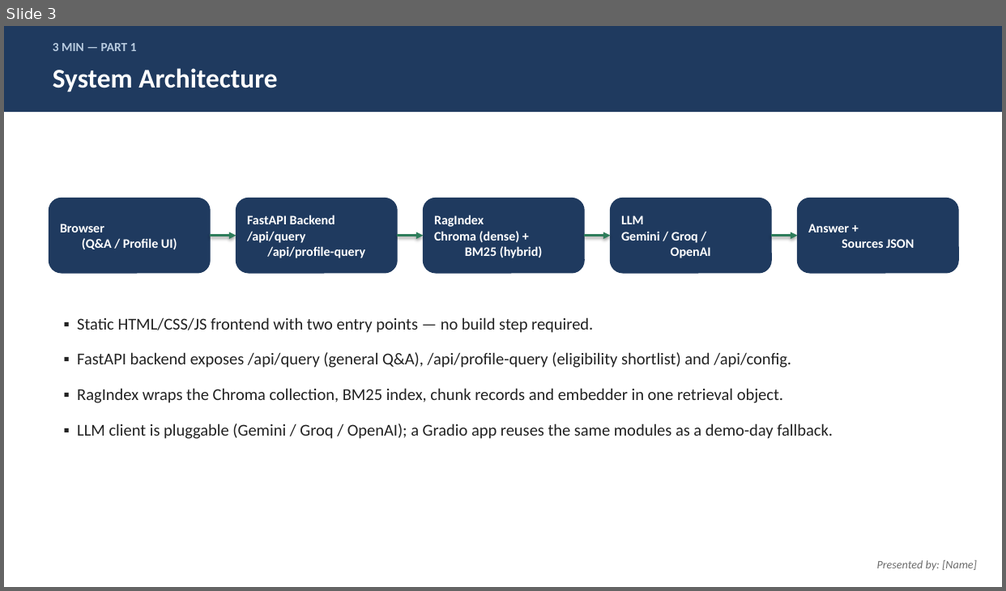
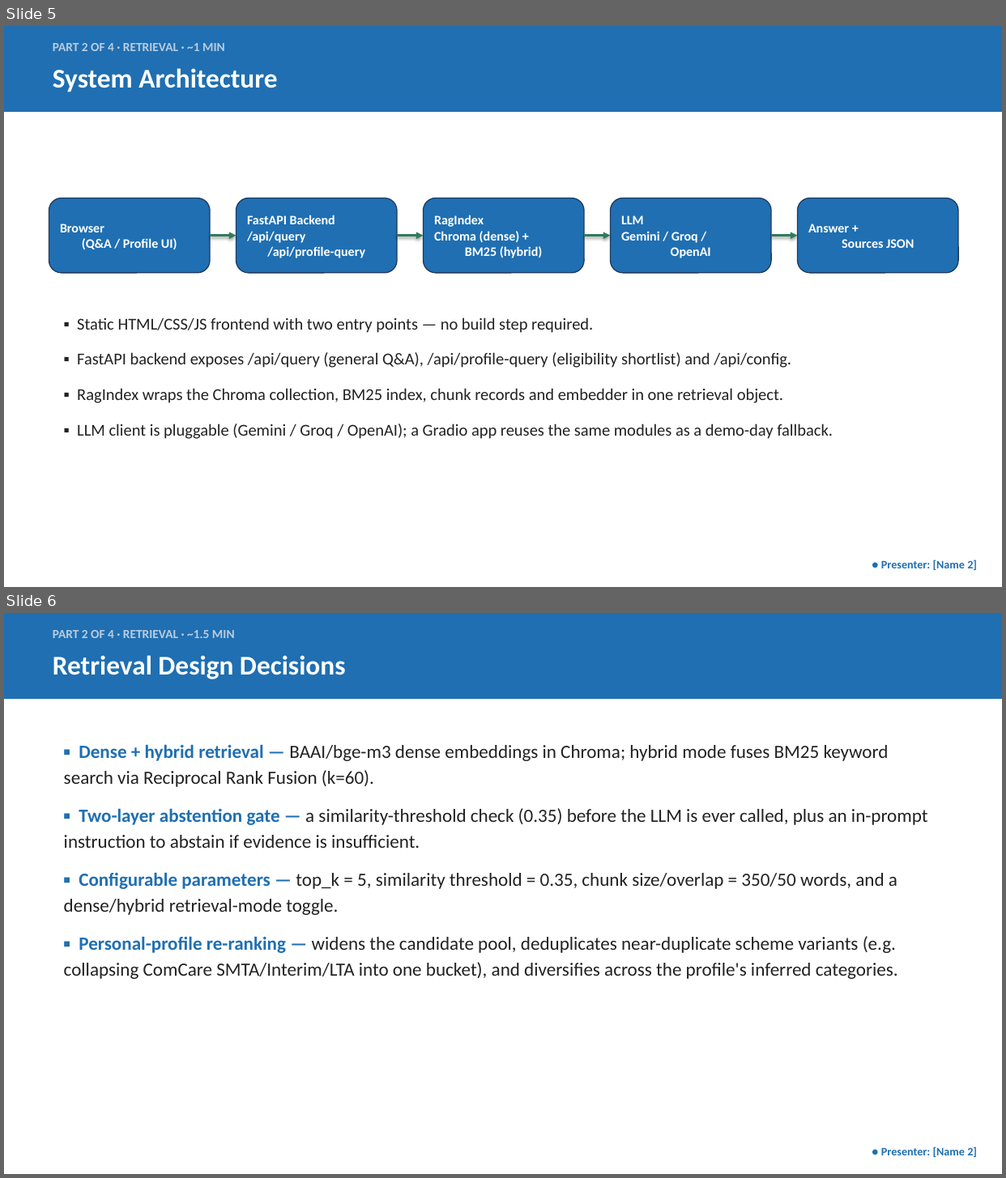
Before and after one commit to hm-base/sg-citizen-financial-assistant, a slide deck: deliverables/Presentation.pptx. Shown one above the other, each under a label of ours: slide 3 before the commit, slides 5 and 6 after it. The pictures are 1006x591 and 1006x1178 pixels, drawn with LibreOffice and Linux fonts; fonts in the diff are those of the drawing. Boxes give left, top, right and bottom in pixels: in the first picture for what was removed or moved away, otherwise in the second. Text is boxed around its words. In the diff, an @@ line names an element or a change of style, - is before the commit and + after.

Commit message:
Restructure presentation into 4 presenter parts
Group slides by the same 4 responsibility areas used in the report's
contributions table (Data & Ingestion, Retrieval, Generation &
Application, Evaluation & Testing) so the group can split delivery
across 4 people. Adds a roadmap/agenda slide, splits the combined
retrieval+generation design slide in two, and color-codes each part
with a presenter placeholder.

```diff
--- a/deliverables/Presentation.pptx
+++ b/deliverables/Presentation.pptx
@@ slide 6 added at (4,613,1002,1174), background #FFFFFF @@
@@ rectangle added at (4,613,1002,699), fill #1F6FB2 @@
@@ text added at (53,630,235,638), 12 pt, text #B9CCE0, bold @@
+PART 2 OF 4 · RETRIEVAL · ~1.5 MIN
@@ text added at (53,655,346,679), 26 pt, text #FFFFFF, bold @@
+Retrieval Design Decisions
@@ text added at (64,744,928,979), 18 pt, text #222222 @@
+▪ Dense + hybrid retrieval — BAAI/bge-m3 dense embeddings in Chroma; hybrid mode fuses BM25 keyword search via Reciprocal Rank Fusion (k=60).
+▪ Two-layer abstention gate — a similarity-threshold check (0.35) before the LLM is ever called, plus an in-prompt instruction to abstain if evidence is insufficient.
+▪ Configurable parameters — top_k = 5, similarity threshold = 0.35, chunk size/overlap = 350/50 words, and a dense/hybrid retrieval-mode toggle.
+▪ Personal-profile re-ranking — widens the candidate pool, deduplicates near-duplicate scheme variants (e.g. collapsing ComCare SMTA/Interim/LTA into one bucket), and diversifies across the profile's inferred categories.
@@ text added at (881,1147,977,1157), 11 pt, text #1F6FB2, bold @@
+● Presenter: [Name 2]
@@ what was slide 3 is now slide 5 @@
@@ slide 5 changed as well @@
@@ fill #1F3A5F to #1F6FB2 in 6 elements at (49,199,210,273), (236,199,397,273), (424,199,584,273), (611,199,771,273), (798,199,958,273), (4,26,1002,112) @@
@@ text at (53,43,225,51): text changed @@
-3 MIN — PART 1
+PART 2 OF 4 · RETRIEVAL · ~1 MIN
@@ text at (881,560,977,570): text changed; text colour #6B6B6B to #1F6FB2; bold on; italic off @@
-Presented by: [Name]
+● Presenter: [Name 2]
```
Also in this commit, not shown: 10 other slides changed, 1 other slide added.
